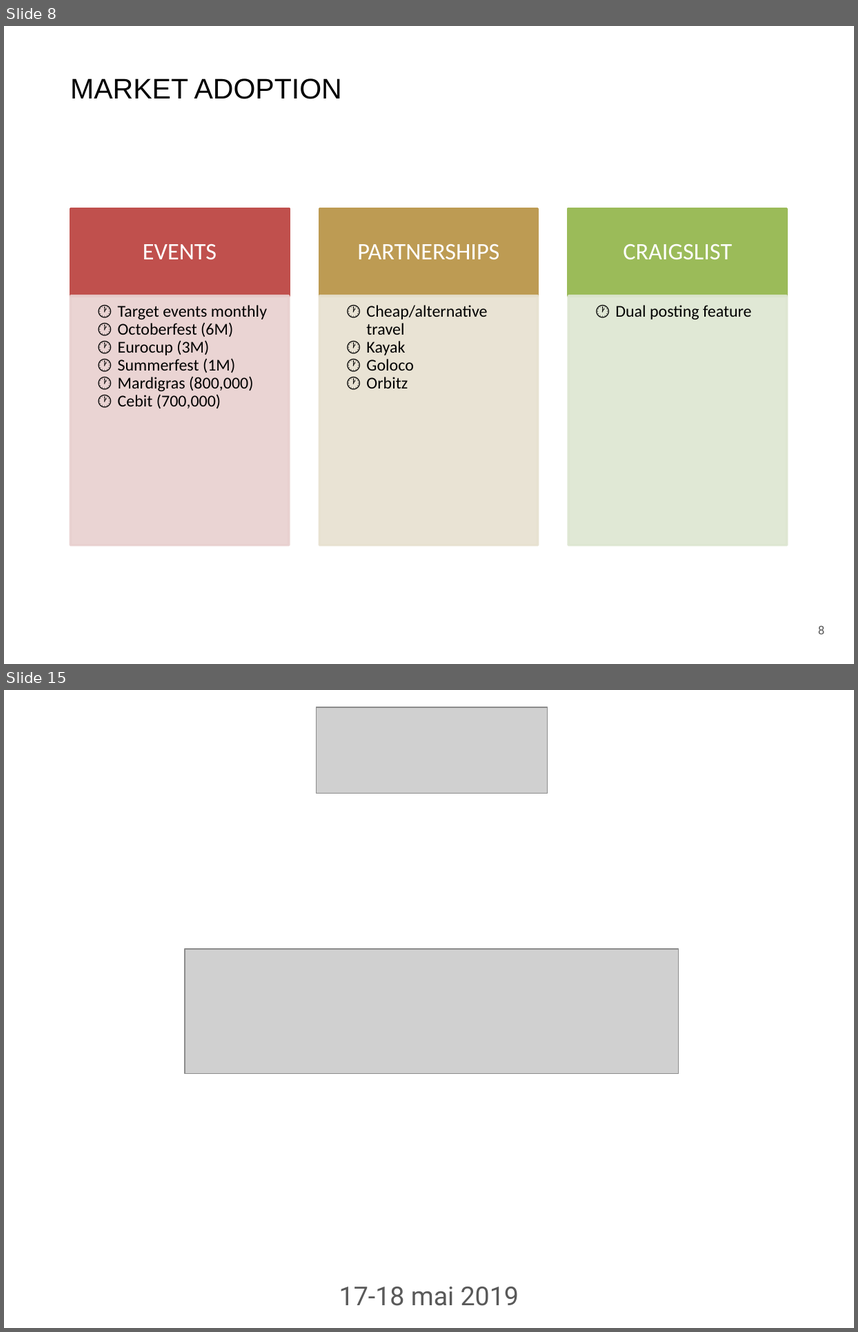
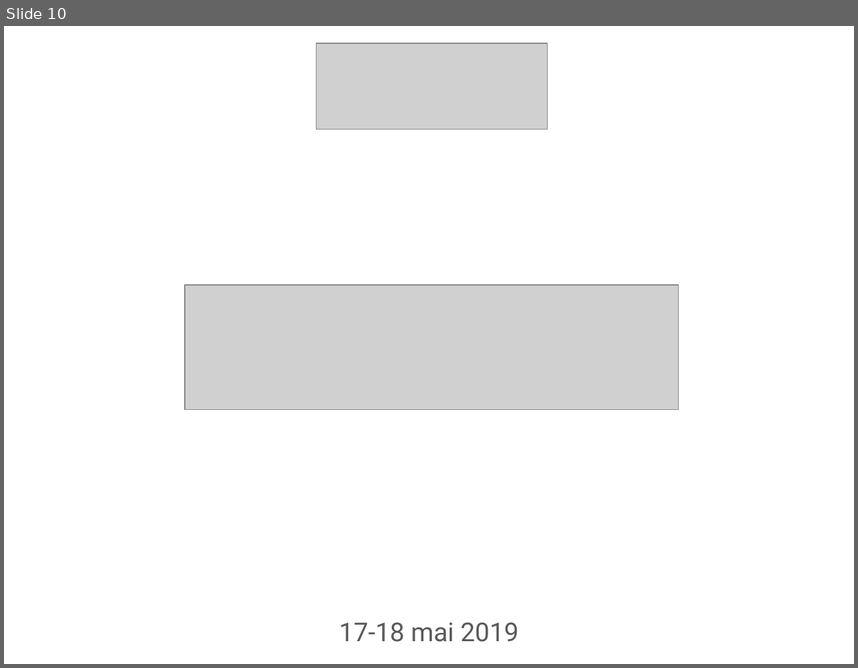
Before and after one commit to giodemaio/hackathonGM, a slide deck: GM IT Hackathon PITCH Doc Time.pptx. Shown one above the other, each under a label of ours: slides 8 and 15 before the commit, slide 10 after it; the slides between them are not shown. The pictures are 858x1332 and 858x668 pixels, drawn with LibreOffice and Linux fonts; fonts in the diff are those of the drawing; grey boxes stand for pictures; background and template pictures are left out. Boxes give left, top, right and bottom in pixels: in the first picture for what was removed or moved away, otherwise in the second. Text is boxed around its words. In the diff, an @@ line names an element or a change of style, - is before the commit and + after.

```diff
--- a/GM IT Hackathon PITCH Doc Time.pptx
+++ b/GM IT Hackathon PITCH Doc Time.pptx
@@ slide 8 removed at (x1=4, y1=26, x2=854, y2=664), background picture (left out) @@
@@ text removed at (x1=70, y1=78, x2=342, y2=99) @@
-MARKET ADOPTION
@@ rectangle removed at (x1=70, y1=209, x2=289, y2=296) @@
-EVENTS
@@ rectangle removed at (x1=319, y1=209, x2=538, y2=296) @@
-PARTNERSHIPS
@@ rectangle removed at (x1=568, y1=209, x2=787, y2=296) @@
-CRAIGSLIST
@@ rectangle removed at (x1=70, y1=296, x2=289, y2=545) @@
-  🕐 Target events monthly
-  🕐 Octoberfest (6M)
-  🕐 Eurocup (3M)
-  🕐 Summerfest (1M)
-  🕐 Mardigras (800,000)
-  🕐 Cebit (700,000)
@@ rectangle removed at (x1=319, y1=296, x2=538, y2=545) @@
-  🕐 Cheap/alternative travel
-  🕐 Kayak
-  🕐 Goloco
-  🕐 Orbitz
@@ rectangle removed at (x1=568, y1=296, x2=787, y2=545) @@
-  🕐 Dual posting feature
@@ page number removed at (x1=818, y1=625, x2=825, y2=634) @@
-8
@@ what was slide 15 is now slide 10 @@
```
Also in this commit, not shown: 8 slides added, 13 other slides removed.
